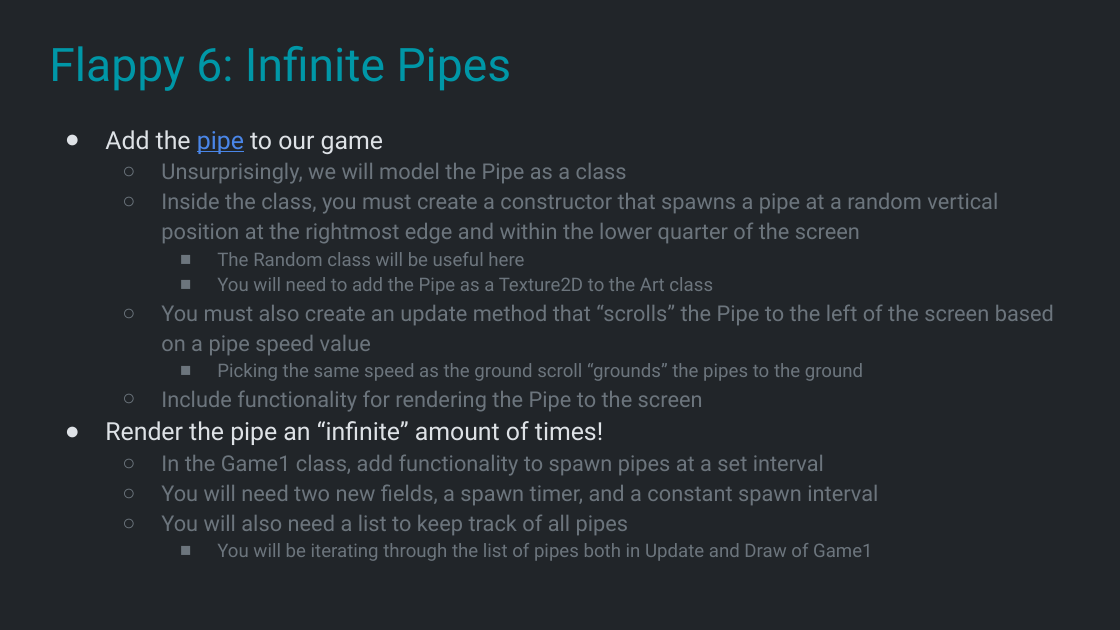
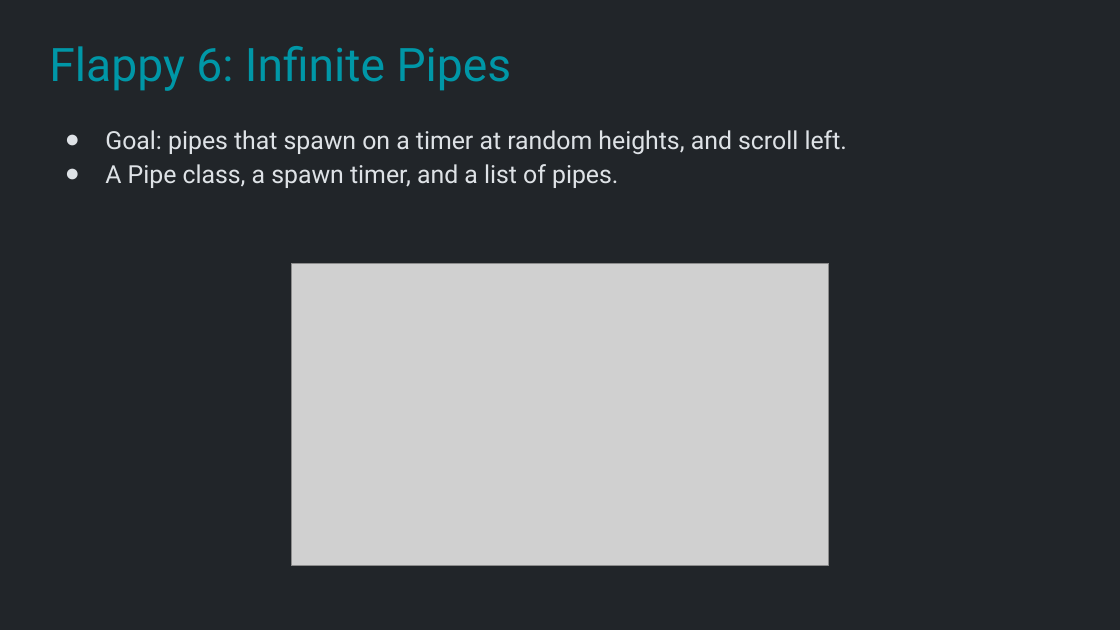
Before and after one commit to Metamate/gar, a slide deck: slide 22 of slides/02 Flappy Bird.pptx. Drawn at 1120x630 pixels with LibreOffice and Linux fonts; fonts in the diff are those of the drawing; grey boxes stand for pictures. Boxes give left, top, right and bottom in pixels: in the first picture for what was removed or moved away, otherwise in the second. Text is boxed around its words. In the diff, an @@ line names an element or a change of style, - is before the commit and + after.

```diff
--- a/slides/02 Flappy Bird.pptx
+++ b/slides/02 Flappy Bird.pptx
@@ text at <box>105,130,847,188</box>: text changed; size 14 to 16 pt; text colour #6C757D to #DEE2E6 @@
-● Add the pipe to our game
-  ○ Unsurprisingly, we will model the Pipe as a class
-  ○ Inside the class, you must create a constructor that spawns a pipe at a random vertical position at the rightmost edge and within the lower quarter of the screen
-    ■ The Random class will be useful here
-    ■ You will need to add the Pipe as a Texture2D to the Art class
-  ○ You must also create an update method that “scrolls” the Pipe to the left of the screen based on a pipe speed value
-    ■ Picking the same speed as the ground scroll “grounds” the pipes to the ground
-  ○ Include functionality for rendering the Pipe to the screen
-● Render the pipe an “infinite” amount of times!
-  ○ In the Game1 class, add functionality to spawn pipes at a set interval
-  ○ You will need two new fields, a spawn timer, and a constant spawn interval
-  ○ You will also need a list to keep track of all pipes
-    ■ You will be iterating through the list of pipes both in Update and Draw of Game1
+● Goal: pipes that spawn on a timer at random heights, and scroll left.
+● A Pipe class, a spawn timer, and a list of pipes.
@@ picture added at <box>291,263,829,566</box> @@
```
Also in this commit, not shown: 12 other slides changed, 2 slides added, 1 slide removed, 1 other file.
